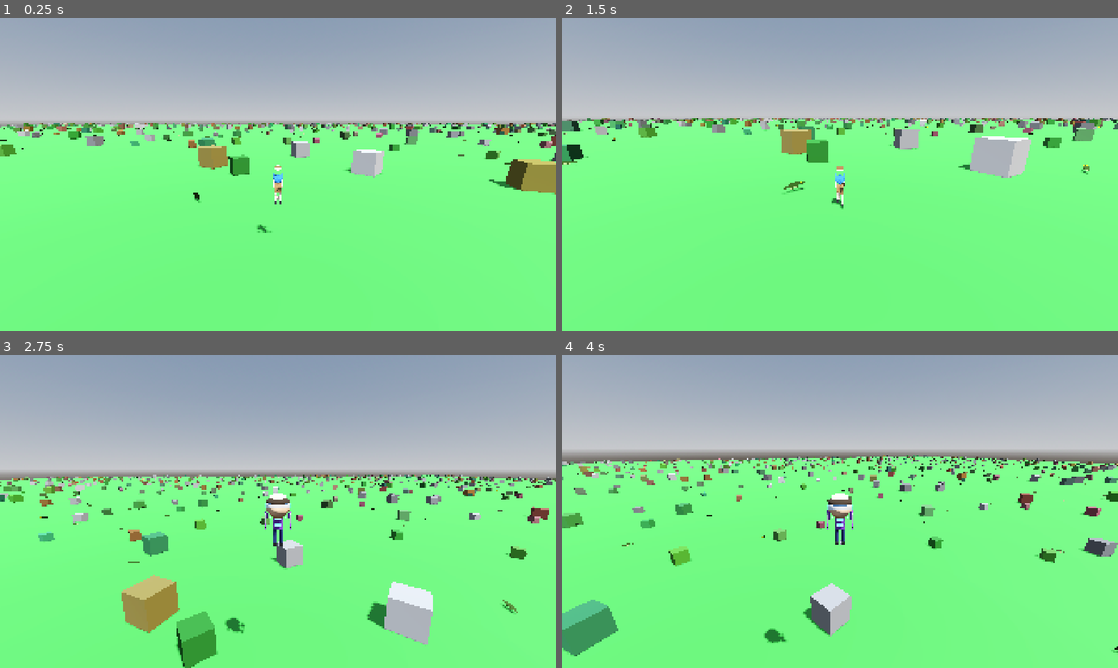
Above: before the commit, frames 1-4 (two rows, left to right).
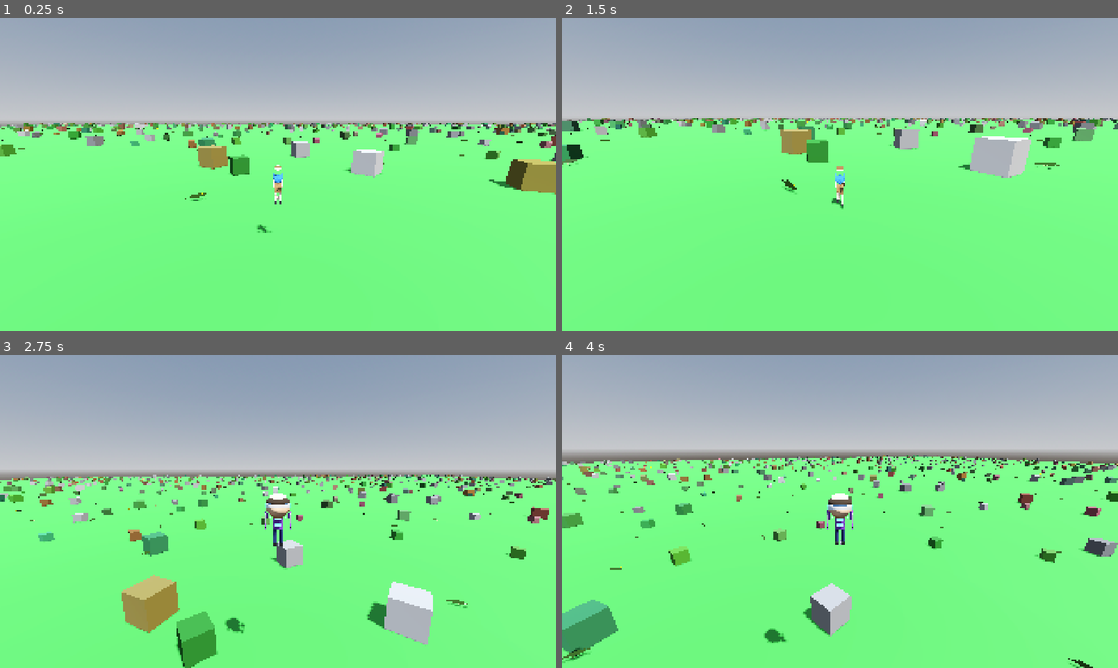
Above: after the commit, the same moments.

Repository: korjavin/godot-test1
Game: Godot game, scene res://scenes/main.tscn
The game is run twice, just before and just after one commit, with the same random seed, the same clock (stepped at 60 frames per second) and the same inputs.
Inputs (mouse positions are in pixels of both pictures, inside the frame that each line leads up to):
- Up to frame 1 (0.25 s): no input
- Up to frame 2 (1.5 s): move the mouse to (867, 174) at 0.52 s; hold Ctrl (duck) 0.53-1.28 s; hold W (move_forward) from 0.53 s (still down); tap Space (jump) at 0.77 s; move the mouse to (812, 174) at 1.27 s; tap Shift (run) at 1.35 s
- Up to frame 3 (2.75 s): keep holding W (move_forward); tap Space (jump) at 1.52 s; move the mouse to (289, 505) at 2.02 s; hold E (switch_character) from 2.03 s (still down)
- Up to frame 4 (4 s): keep holding W (move_forward); move the mouse to (834, 517) at 2.77 s; release E (switch_character) at 2.78 s; tap Ctrl (duck) at 2.85 s; tap Space (jump) at 3.02, 3.77 s; move the mouse to (878, 514) at 3.52 s; hold Shift (run) from 3.53 s (still down)

The runs differ from the first frame. In frame 1, 0.2% of the frame differs, in the area x 0-100%, y 34-60%; in frame 2, 0.3%; in frame 3, 0.3%; in frame 4, 0.4%, in the area x 0-100%, y 32-100%.

Commit message:
Make crocodiles move naturally: organic wander + body animation
- Wander with smooth, continuous heading drift (curved meandering) plus
  varying speed and occasional sniff-pauses, instead of snapping to a new
  random heading every 4s and walking dead-straight.
- Animate the single static mesh as a whole: waddle roll, vertical bob,
  slow body snake, and a forward lean while hunting; stride scales with
  speed and settles to a breath when idle.
- Rotate the model so its snout faces the travel direction (MODEL_FACING_OFFSET).

Diff:
--- a/scripts/piglet_crocodile_ai.gd
+++ b/scripts/piglet_crocodile_ai.gd
@@ -38,6 +38,50 @@
 ## Gravity acceleration (matches project default)
 const GRAVITY: float = 9.8
 
+# ----- Organic wandering -----
+## How sharply the heading drifts while wandering (radians/sec of random steer).
+## Small continuous nudges produce smooth, curved meandering instead of
+## straight lines with hard turns.
+const WANDER_TURN_RATE: float = 1.2
+
+## How smoothly the body turns to face its heading (higher = snappier)
+const TURN_SMOOTHNESS: float = 5.0
+
+## Slowest wander speed as a fraction of the instance's base speed
+const MIN_WANDER_SPEED_FACTOR: float = 0.45
+
+## How quickly wander speed ebbs and flows (radians/sec)
+const SPEED_VARIATION_FREQ: float = 0.8
+
+## Chance (per direction-change interval) of pausing to "sniff" around
+const SNIFF_PAUSE_CHANCE: float = 0.3
+
+# ----- Procedural body animation -----
+## Yaw applied to the model so its snout points along the travel direction.
+## The mesh is authored facing +X but the body travels +Z, so we rotate -90°.
+## If the snout ends up pointing the wrong way in-editor, flip this sign.
+const MODEL_FACING_OFFSET: float = -PI / 2.0
+
+## Stride frequency at full speed (radians/sec) — drives the waddle/bob
+const STRIDE_FREQUENCY: float = 9.0
+
+## Side-to-side waddle roll amplitude (radians) — uses PI math so it stays a
+## constant expression (deg_to_rad() can't be used in a const)
+const WADDLE_ROLL: float = 9.0 * PI / 180.0
+
+## Vertical bob amplitude (metres)
+const BOB_AMOUNT: float = 0.025
+
+## Slow body "snaking" yaw amplitude (radians)
+const SWAY_YAW: float = 5.0 * PI / 180.0
+
+## Forward lean while hunting the player (radians)
+const CHASE_PITCH: float = 10.0 * PI / 180.0
+
+## Idle breathing speed/amount when standing still
+const BREATHE_SPEED: float = 2.0
+const BREATHE_AMOUNT: float = 0.012
+
 # ============================================================================
 # STATE VARIABLES
 # ============================================================================
@@ -62,6 +106,31 @@
 
 ## Random number generator for movement
 var rng: RandomNumberGenerator = RandomNumberGenerator.new()
+
+## Smoothly-drifting heading used while wandering (radians)
+var wander_heading: float = 0.0
+
+## Phase accumulator for wander-speed variation
+var speed_phase: float = 0.0
+
+## Per-instance phase offset so the whole pack doesn't move in lockstep
+var instance_phase: float = 0.0
+
+# --- Body animation state ---
+
+## The model node we animate (single static mesh, no rigged limbs)
+var model: Node3D = null
+
+## Cached rest scale / height of the model so animation composes on top
+var model_base_scale: Vector3 = Vector3.ONE
+var model_base_y: float = 0.0
+
+## Stride / idle phase accumulators
+var stride_phase: float = 0.0
+var animation_time: float = 0.0
+
+## Current (eased) forward lean
+var current_pitch: float = 0.0
 
 # ============================================================================
 # LIFECYCLE METHODS
@@ -86,58 +155,69 @@
 	# Start with a random offset to avoid all crocodiles changing direction at once
 	time_since_direction_change = randf() * DIRECTION_CHANGE_INTERVAL
 
+	# Per-instance phase offsets so a pack of crocodiles doesn't move in lockstep
+	instance_phase = rng.randf_range(0.0, TAU)
+	speed_phase = rng.randf_range(0.0, TAU)
+	stride_phase = rng.randf_range(0.0, TAU)
+
+	# Cache the visual model so we can animate its body procedurally
+	model = get_node_or_null("Model")
+	if model:
+		model_base_scale = model.scale
+		model_base_y = model.position.y
+
 	# Find the player node (defer to allow scene to fully load)
 	call_deferred("_find_player")
 
 
 func _physics_process(delta: float) -> void:
-	"""Update movement and handle collision every physics frame."""
+	"""Update movement, body animation and collisions every physics frame."""
 	# Apply gravity
 	if not is_on_floor():
 		velocity.y -= GRAVITY * delta
 	else:
 		velocity.y = 0.0
 
-	# Handle pause state
 	if is_paused:
+		# Stand still while paused (still breathes via _animate_body below).
 		pause_time_remaining -= delta
 		if pause_time_remaining <= 0:
 			is_paused = false
-		# Don't move while paused
-		velocity.x = 0
-		velocity.z = 0
-		move_and_slide()
-		return
-
-	# Check if player is in detection range
-	_update_chase_state()
-
-	# Choose movement behavior based on state
-	if is_chasing and player_node:
-		# Chase the player
-		_chase_player()
-	else:
-		# Wander randomly
-		_wander(delta)
-
-	# Rotate to face movement direction
-	if movement_direction.length() > 0.1:
-		var target_rotation = atan2(movement_direction.x, movement_direction.z)
-		rotation.y = lerp_angle(rotation.y, target_rotation, delta * 5.0)
-
-		# Apply movement based on facing direction (prevents sliding sideways)
-		var current_speed = chase_speed_instance if is_chasing else move_speed_instance
-		velocity.x = sin(rotation.y) * current_speed
-		velocity.z = cos(rotation.y) * current_speed
-	else:
 		velocity.x = 0.0
 		velocity.z = 0.0
-
-	# Move and handle collisions
+	else:
+		# Decide what we want to do this frame.
+		_update_chase_state()
+
+		if is_chasing and player_node:
+			# Chase the player
+			_chase_player()
+		else:
+			# Wander with smooth, organic steering
+			_wander(delta)
+
+		# Rotate smoothly toward the desired heading and move that way.
+		# Driving velocity from facing (not the raw direction) prevents sliding
+		# sideways and makes turns curve naturally.
+		if movement_direction.length() > 0.1:
+			var target_rotation := atan2(movement_direction.x, movement_direction.z)
+			rotation.y = lerp_angle(rotation.y, target_rotation, delta * TURN_SMOOTHNESS)
+
+			var current_speed := chase_speed_instance if is_chasing else _wander_speed(delta)
+			velocity.x = sin(rotation.y) * current_speed
+			velocity.z = cos(rotation.y) * current_speed
+		else:
+			velocity.x = 0.0
+			velocity.z = 0.0
+
+	# Move and resolve collisions (collisions are ignored while paused, matching
+	# the original "harmless while recovering" behaviour).
 	move_and_slide()
-
-	# Handle collisions with player and other crocodiles
-	_handle_collisions()
+	if not is_paused:
+		_handle_collisions()
+
+	# Animate the body to match how fast we're actually moving.
+	_animate_body(delta)
 
 
 # ============================================================================
@@ -191,11 +271,36 @@
 
 
 func _wander(delta: float) -> void:
-	"""Handle random wandering behavior."""
-	# Update direction change timer
+	"""
+	Organic wandering: instead of snapping to a brand-new random direction and
+	walking dead-straight, the heading drifts continuously by small random
+	amounts (a bounded random walk), producing smooth, curved meandering. Every
+	so often we apply a bigger course correction and occasionally pause to sniff.
+	"""
+	# Continuous gentle steering — this is what curves the path.
+	wander_heading += rng.randf_range(-1.0, 1.0) * WANDER_TURN_RATE * delta
+
+	# Periodic bigger nudges / occasional pauses to look around.
 	time_since_direction_change += delta
 	if time_since_direction_change >= DIRECTION_CHANGE_INTERVAL:
-		_pause_and_change_direction()
+		time_since_direction_change = 0.0
+		wander_heading += rng.randf_range(-PI / 2.0, PI / 2.0)
+		if rng.randf() < SNIFF_PAUSE_CHANCE:
+			is_paused = true
+			pause_time_remaining = PAUSE_DURATION
+
+	# Convert heading to a direction vector on the XZ plane.
+	movement_direction = Vector3(sin(wander_heading), 0.0, cos(wander_heading))
+
+
+func _wander_speed(delta: float) -> float:
+	"""
+	A gently varying wander speed so crocodiles ease between strolling and a
+	brisker walk instead of gliding at one constant velocity.
+	"""
+	speed_phase += delta * SPEED_VARIATION_FREQ
+	var t := 0.5 * (sin(speed_phase + instance_phase) + 1.0)  # 0..1
+	return move_speed_instance * lerp(MIN_WANDER_SPEED_FACTOR, 1.0, t)
 
 
 # ============================================================================
@@ -203,16 +308,12 @@
 # ============================================================================
 
 func _choose_new_direction() -> void:
-	"""Choose a new random movement direction."""
-	# Random angle in radians
-	var angle: float = rng.randf_range(0, TAU)  # TAU = 2*PI = full circle
-
-	# Convert to direction vector (on XZ plane, Y=0 for ground movement)
-	movement_direction = Vector3(
-		sin(angle),
-		0,
-		cos(angle)
-	).normalized()
+	"""Pick a fresh random heading to wander toward."""
+	# Random angle in radians (TAU = 2*PI = full circle)
+	wander_heading = rng.randf_range(0.0, TAU)
+
+	# Convert to a direction vector on the XZ plane (Y=0 for ground movement)
+	movement_direction = Vector3(sin(wander_heading), 0.0, cos(wander_heading))
 
 	# Reset timer
 	time_since_direction_change = 0.0
@@ -223,6 +324,53 @@
 	is_paused = true
 	pause_time_remaining = PAUSE_DURATION
 	_choose_new_direction()
+
+
+# ============================================================================
+# BODY ANIMATION
+# ============================================================================
+
+func _animate_body(delta: float) -> void:
+	"""
+	Procedural body animation. The crocodile model is a single static mesh with
+	no rigged limbs, so — like the player animates its limbs with sine waves — we
+	animate the whole `Model` node: a side-to-side waddle, a vertical bob, a slow
+	body "snake", and a forward lean while hunting. The stride speeds up the
+	faster the crocodile moves and freezes (to a gentle breath) when it stops.
+	"""
+	if not model:
+		return
+
+	animation_time += delta
+
+	# How fast are we actually moving along the ground? (0 = standing still)
+	var horizontal_speed := Vector2(velocity.x, velocity.z).length()
+	var move_factor := clampf(horizontal_speed / BASE_MOVE_SPEED, 0.0, 1.6)
+
+	# Advance the stride phase faster the quicker we move.
+	stride_phase += delta * STRIDE_FREQUENCY * move_factor
+
+	# Waddle (roll about the forward axis) + vertical bob (twice the stride rate).
+	var roll := sin(stride_phase) * WADDLE_ROLL * move_factor
+	var bob := sin(stride_phase * 2.0) * BOB_AMOUNT * move_factor
+
+	# Slow body "snaking" — a lazy yaw sway, offset per-instance.
+	var yaw_sway := sin(stride_phase * 0.5 + instance_phase) * SWAY_YAW * move_factor
+
+	# Lean forward while hunting; ease back to level otherwise.
+	var target_pitch := CHASE_PITCH if is_chasing else 0.0
+	current_pitch = lerp(current_pitch, target_pitch, delta * 6.0)
+
+	# When basically still, replace the bob with a subtle breathing motion.
+	if move_factor < 0.05:
+		bob = sin(animation_time * BREATHE_SPEED) * BREATHE_AMOUNT
+
+	# Compose the transform: first align the snout to the travel direction, then
+	# layer the oscillations on top (re-applying the model's rest scale).
+	var facing := Basis(Vector3.UP, MODEL_FACING_OFFSET)
+	var oscillation := Basis.from_euler(Vector3(current_pitch, yaw_sway, roll))
+	model.transform.basis = (oscillation * facing).scaled(model_base_scale)
+	model.position.y = model_base_y + bob
 
 
 # ============================================================================
